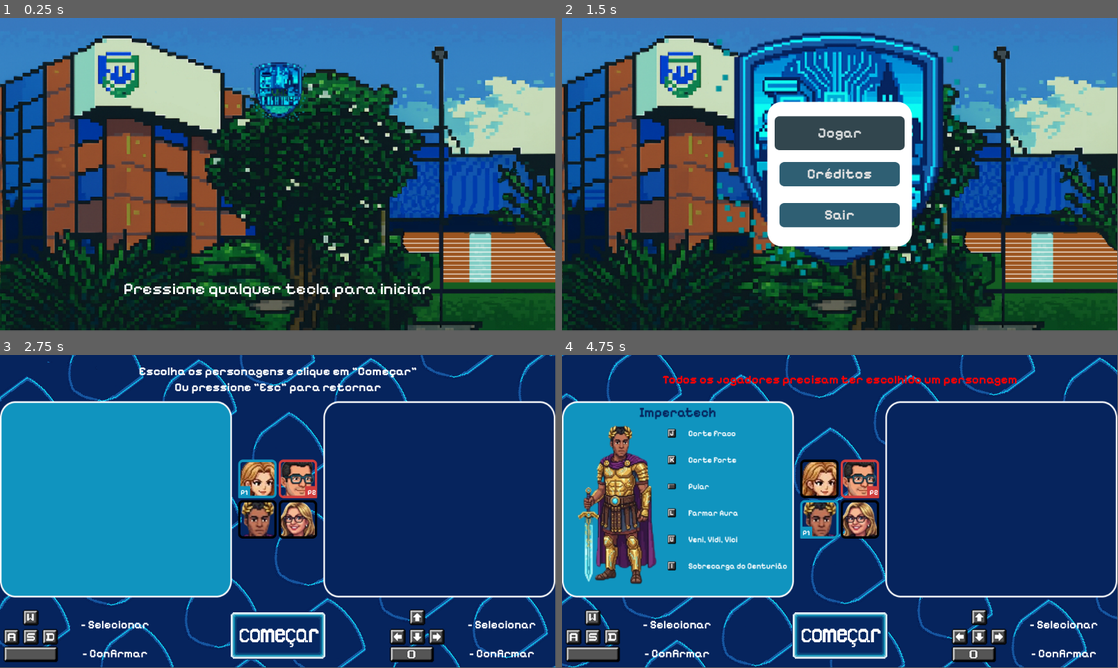
Above: before the commit, frames 1-4 (two rows, left to right).
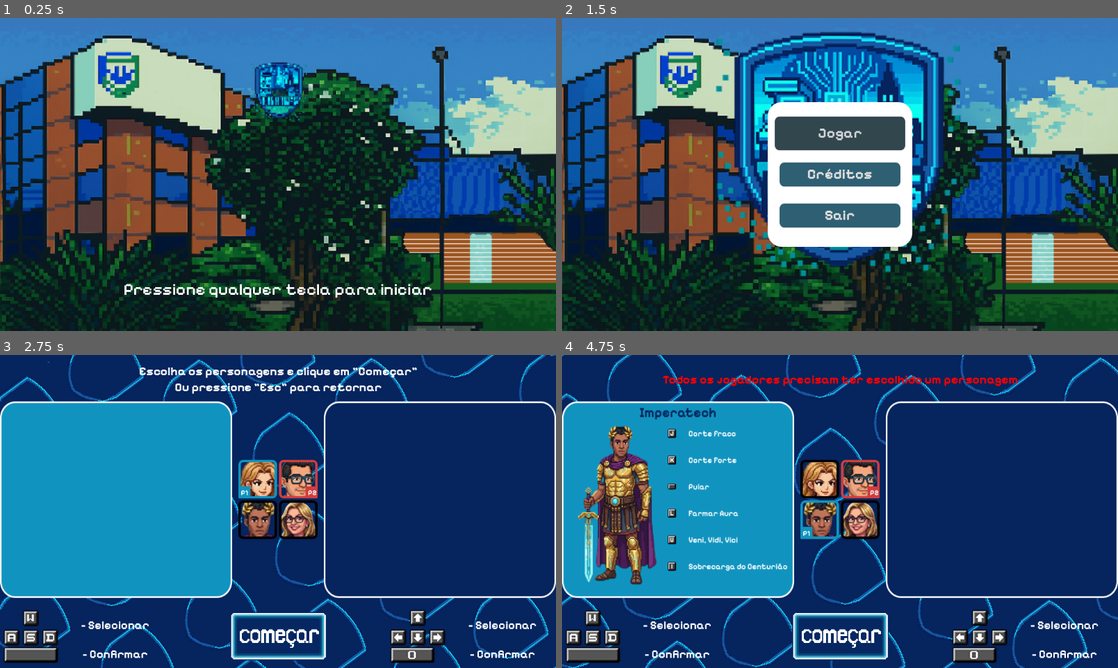
Above: after the commit, the same moments.

Repository: RailanTeles/UniFighters
Game: Godot game, scene res://menu.tscn
The game is run twice, just before and just after one commit, with the same random seed, the same clock (stepped at 60 frames per second) and the same inputs. Sound files missing from this copy of the repository are replaced by a short silence.
Inputs (mouse positions are in pixels of both pictures, inside the frame that each line leads up to):
- Up to frame 1 (0.25 s): no input
- Up to frame 2 (1.5 s): tap Enter at 0.5 s; hold D (p1_direita) 0.53-1.25 s; tap Down (p2_baixo) at 0.6 s; tap Space (p1_pular) at 0.77 s; click "Jogar" at 1.25 s
- Up to frame 3 (2.75 s): click "Jogar" at 2 s
- Up to frame 4 (4.75 s): click (840, 636) at 2.75 s; click (840, 636) at 3.5 s; hold S (p1_baixo) from 4.28 s (still down); tap Up (p2_cima) at 4.35 s; tap Space (p1_pular) at 4.52 s
In our replay, the window is 799x449 before the commit and 800x450 after it. These sizes can differ from the game's own. Grey fills any space a smaller window leaves; there, only what the larger window draws over its background counts as a difference.

The runs differ from the first frame. In frame 1, 6.7% of the frame differs, in the area x 0-100%, y 0-100%; in frame 2, 7.6%; in frame 3, 7.3%; in frame 4, 8.4%.

Commit message:
Update project.godot

Diff:
--- a/project.godot
+++ b/project.godot
@@ -14,6 +14,12 @@
 run/main_scene="res://menu.tscn"
 config/features=PackedStringArray("4.4", "Forward Plus")
 config/icon="res://icon.svg"
+
+[display]
+
+window/size/mode=3
+window/stretch/mode="viewport"
+window/stretch/scale_mode="integer"
 
 [input]
 
